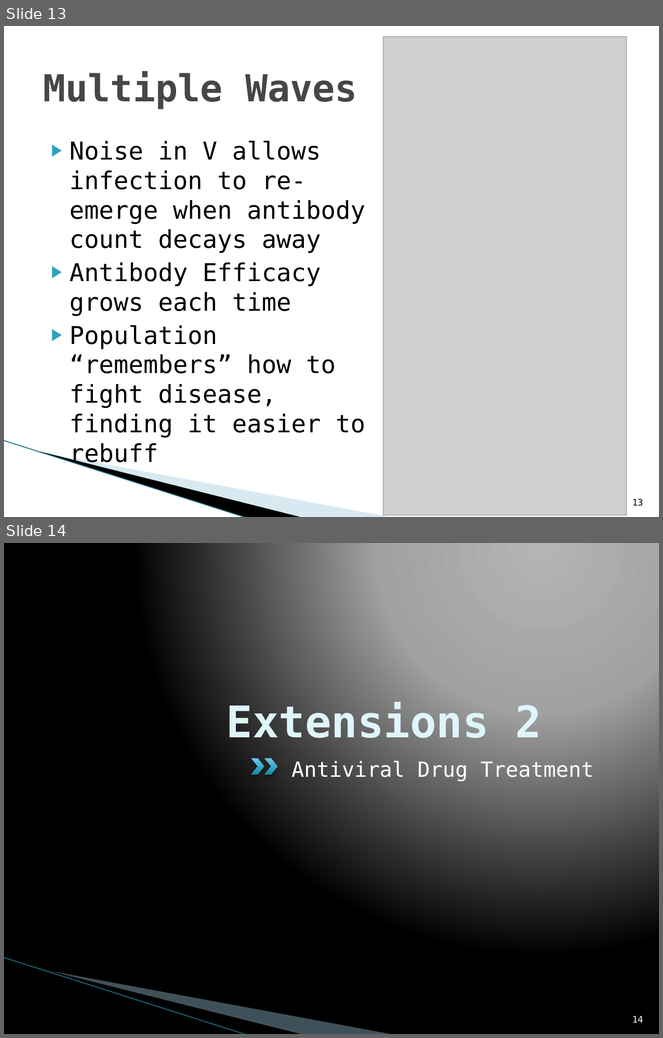
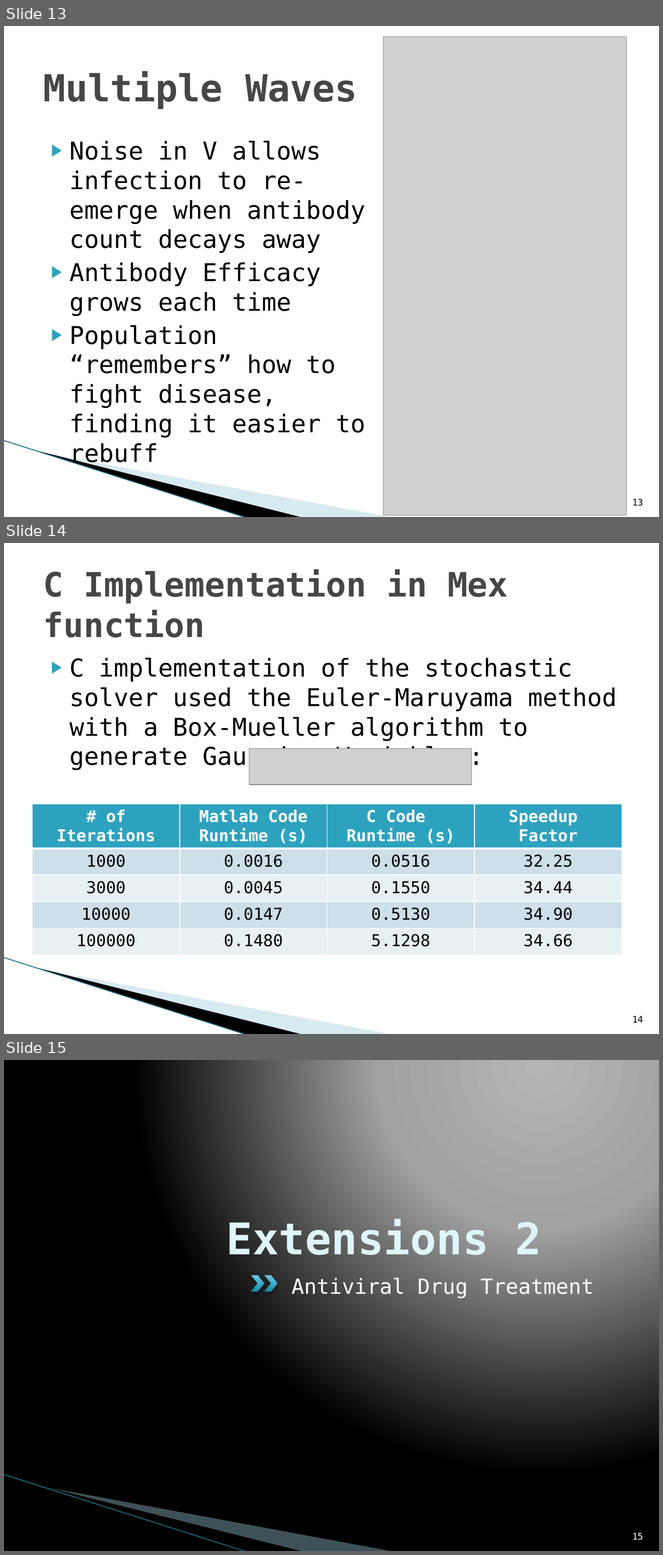
Before and after one commit to jleem10/GroupD_Phase2, a slide deck: Presentation.pptx. Shown one above the other, each under a label of ours: slides 13 and 14 before the commit, slides 13, 14 and 15 after it. The pictures are 663x1038 and 663x1555 pixels, drawn with LibreOffice and Linux fonts; fonts in the diff are those of the drawing; grey boxes stand for pictures; background and template pictures are left out. Boxes give left, top, right and bottom in pixels: in the first picture for what was removed or moved away, otherwise in the second. Text is boxed around its words. In the diff, an @@ line names an element or a change of style, - is before the commit and + after.

Commit message:
presentation with my parts and mexSolver edited
1 dangerous '=' sign removed which could cause seg faults

```diff
--- a/Presentation.pptx
+++ b/Presentation.pptx
@@ slide 14 added at box(4, 543, 659, 1034), background #FFFFFF; not listed: 3 template elements that a slide beside it also shows @@
@@ title added at box(43, 570, 508, 638), 36.9 pt, text #464646, bold @@
+C Implementation in Mex function
@@ text added at box(70, 657, 617, 771), 27 pt, text #000000 @@
+▶ C implementation of the stochastic solver used the Euler-Maruyama method with a Box-Mueller algorithm to generate Gaussian Variables:
@@ picture added at box(249, 749, 472, 785) @@
@@ table added at box(32, 805, 622, 956), 5 rows, 4 columns @@
+# of Iterations | Matlab Code Runtime (s) | C Code / Runtime (s) | Speedup / Factor
+1000 | 0.0016 | 0.0516 | 32.25
+3000 | 0.0045 | 0.1550 | 34.44
+10000 | 0.0147 | 0.5130 | 34.90
+100000 | 0.1480 | 5.1298 | 34.66
@@ page number added at box(633, 1016, 644, 1023), 10 pt, text #000000 @@
+14
@@ what was slide 14 is now slide 15 @@
@@ page number at box(633, 1533, 644, 1540): text changed @@
-14
+15
```
Also in this commit, not shown: 1 slide changed, 3 other files.
